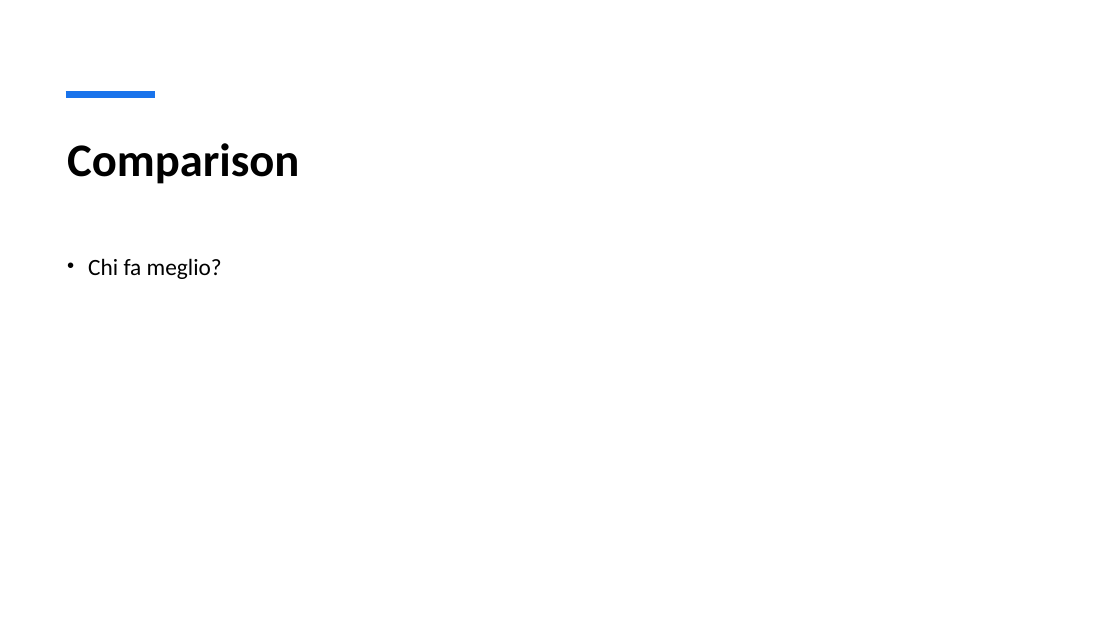
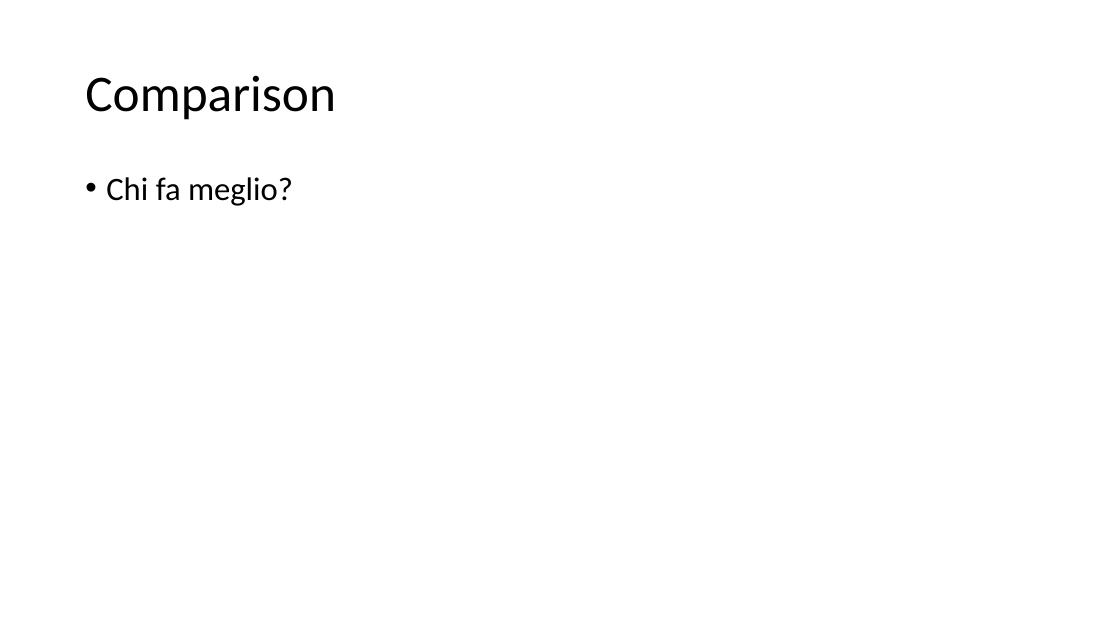
Before and after one commit to Obrigad0/Car-plate-Recognition-and-Reconstruction-with-DL, a slide deck: slide 16 of presentation.pptx. Drawn at 1120x630 pixels with LibreOffice and Linux fonts; fonts in the diff are those of the drawing. Boxes give left, top, right and bottom in pixels: in the first picture for what was removed or moved away, otherwise in the second. Text is boxed around its words. In the diff, an @@ line names an element or a change of style, - is before the commit and + after.

```diff
--- a/presentation.pptx
+++ b/presentation.pptx
@@ title "Comparison": place and size @@
-title "Comparison" at [67, 143, 299, 184]
+title "Comparison" at [85, 75, 336, 120]
@@ title "Comparison" at [85, 75, 336, 120]: size 40 to 44 pt, bold off; line spacing 1 to 0.9; vertical alignment top to middle @@
@@ line removed from (66, 95) to (155, 95) @@
@@ text "Chi fa meglio?": place and size @@
-text "Chi fa meglio?" at [88, 258, 222, 279]
+text "Chi fa meglio?" at [106, 177, 293, 206]
@@ text "Chi fa meglio?" at [106, 177, 293, 206]: size 20 to 28 pt; line spacing 1.2 to 0.9 @@
```
Also in this commit, not shown: 14 other slides changed, 2 slides added, 2 slides removed.
